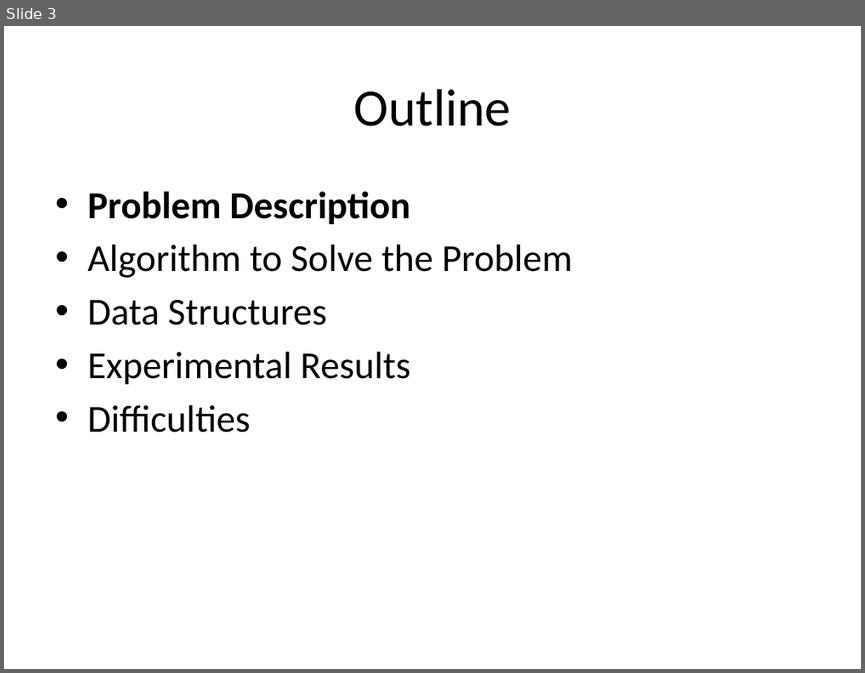
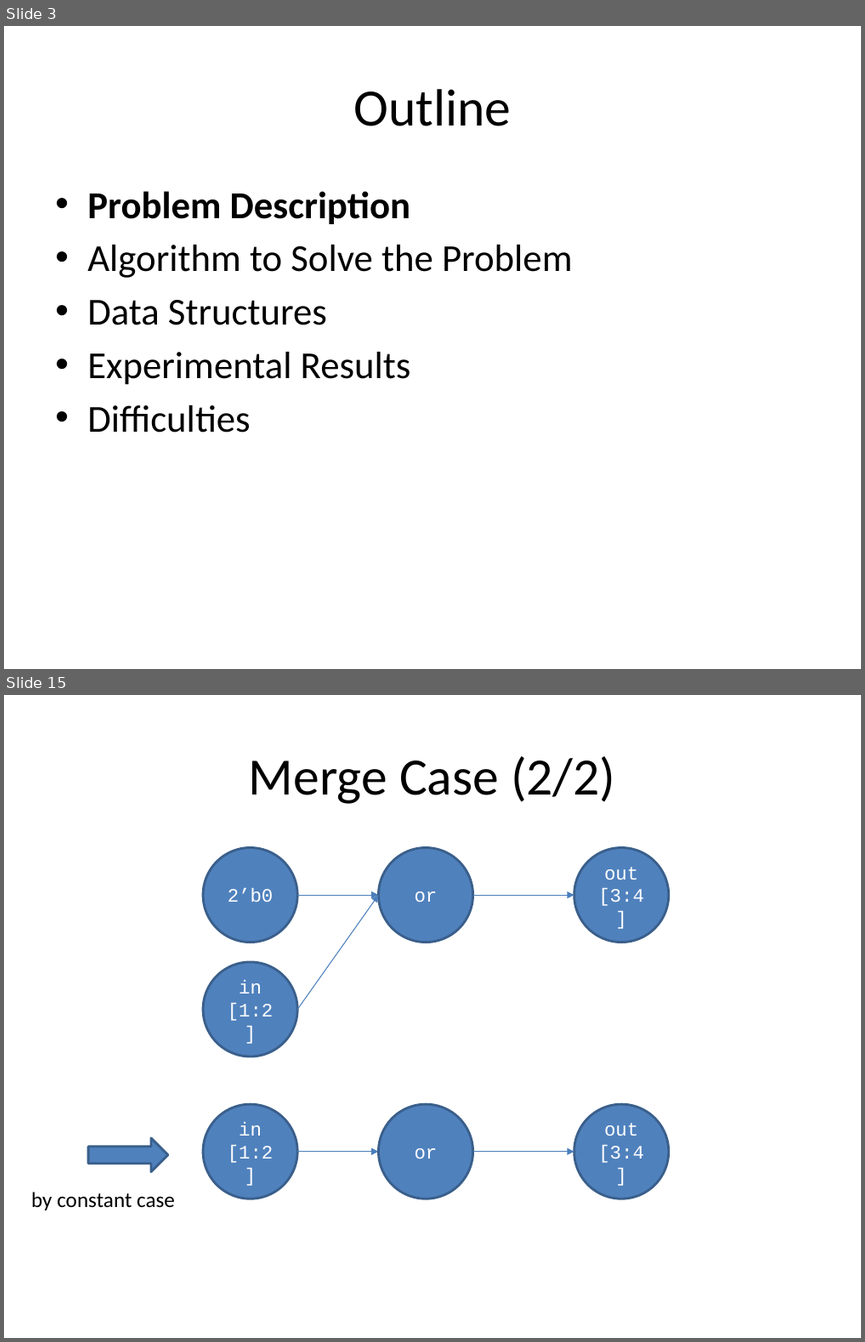
Before and after one commit to jinwei-chang/Verilog-Simulation-Optimization-via-Instruction-Reduction, a slide deck: lecture/1071524_Problem.pptx. Shown one above the other, each under a label of ours: slide 3 before the commit, slides 3 and 15 after it; the slides between them are not shown. The pictures are 865x673 and 865x1342 pixels, drawn with LibreOffice and Linux fonts; fonts in the diff are those of the drawing. Boxes give left, top, right and bottom in pixels: in the first picture for what was removed or moved away, otherwise in the second. Text is boxed around its words. In the diff, an @@ line names an element or a change of style, - is before the commit and + after.

```diff
--- a/lecture/1071524_Problem.pptx
+++ b/lecture/1071524_Problem.pptx
@@ slide 15 added at bbox=[4, 695, 861, 1338], background #FFFFFF @@
@@ title added at bbox=[249, 756, 615, 804], 44 pt, text #000000 @@
+Merge Case (2/2)
@@ ellipse added at bbox=[203, 847, 297, 941], fill #4F81BD, outline #3A5F8C 2 pt, 16 pt, text #FFFFFF @@
+2’b0
@@ ellipse added at bbox=[378, 847, 472, 941], fill #4F81BD, outline #3A5F8C 2 pt, 16 pt, text #FFFFFF @@
+or
@@ ellipse added at bbox=[574, 847, 668, 941], fill #4F81BD, outline #3A5F8C 2 pt, 16 pt, text #FFFFFF @@
+out
+[3:4]
@@ arrow added from (298, 895) to (378, 895), #4B7EBC 0.75 pt @@
@@ arrow added from (298, 1009) to (378, 895), #4B7EBC 0.75 pt @@
@@ arrow added from (472, 895) to (574, 895), #4B7EBC 0.75 pt @@
@@ ellipse added at bbox=[203, 961, 297, 1055], fill #4F81BD, outline #3A5F8C 2 pt, 16 pt, text #FFFFFF @@
+in
+[1:2]
@@ ellipse added at bbox=[203, 1104, 297, 1198], fill #4F81BD, outline #3A5F8C 2 pt, 16 pt, text #FFFFFF @@
+in
+[1:2]
@@ ellipse added at bbox=[378, 1104, 472, 1198], fill #4F81BD, outline #3A5F8C 2 pt, 16 pt, text #FFFFFF @@
+or
@@ ellipse added at bbox=[574, 1104, 668, 1198], fill #4F81BD, outline #3A5F8C 2 pt, 16 pt, text #FFFFFF @@
+out
+[3:4]
@@ down arrow added at bbox=[88, 1138, 168, 1171], fill #4F81BD, outline #3A5F8C 2 pt @@
@@ arrow added from (298, 1151) to (378, 1151), #4B7EBC 0.75 pt @@
@@ arrow added from (472, 1151) to (574, 1151), #4B7EBC 0.75 pt @@
@@ text added at bbox=[31, 1191, 175, 1210], 18 pt, text #000000 @@
+by constant case
```
Also in this commit, not shown: 7 slides changed, 8 other slides added, 2 slides removed, 17 other files.
